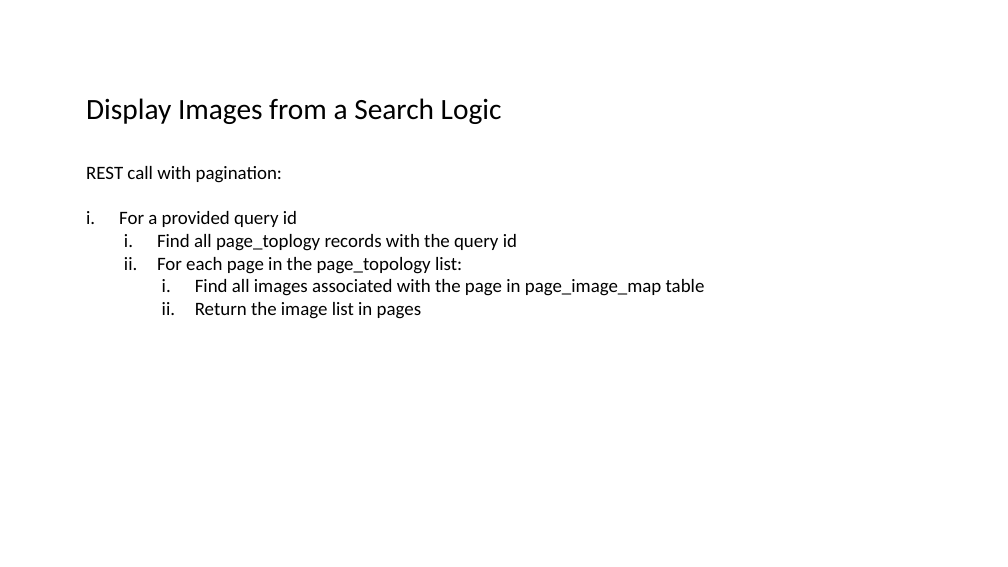
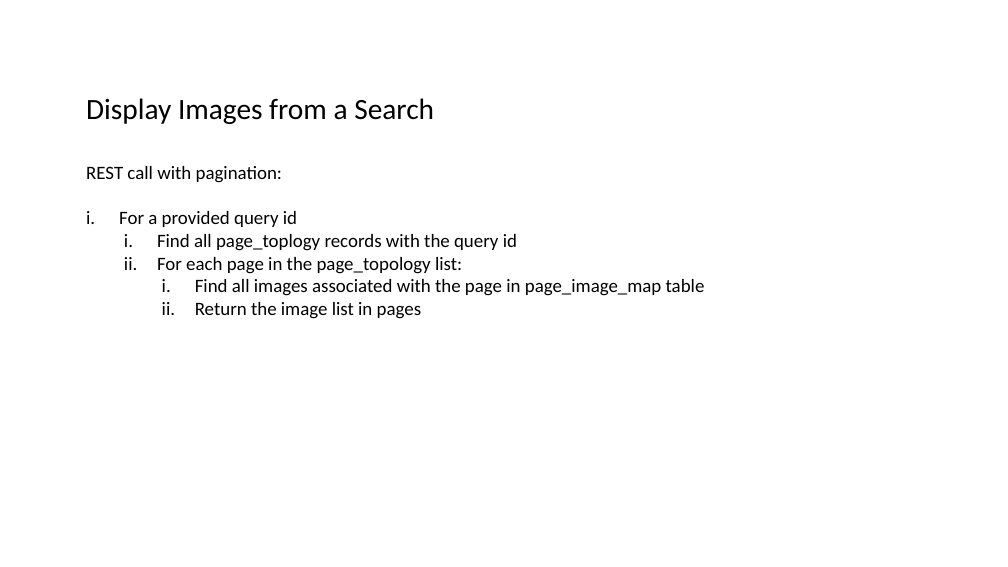
Before and after one commit to datim/squid, a slide deck: slide 7 of docs/design.pptx (slide 6 before the commit). Drawn at 1008x567 pixels with LibreOffice and Linux fonts; fonts in the diff are those of the drawing. Boxes give left, top, right and bottom in pixels: in the first picture for what was removed or moved away, otherwise in the second. Text is boxed around its words. In the diff, an @@ line names an element or a change of style, - is before the commit and + after.

```diff
--- a/docs/design.pptx
+++ b/docs/design.pptx
@@ text at (x1=86, y1=98, x2=434, y2=124): text changed @@
-Display Images from a Search Logic
+Display Images from a Search
```
Also in this commit, not shown: 4 other slides changed, 3 slides added.
